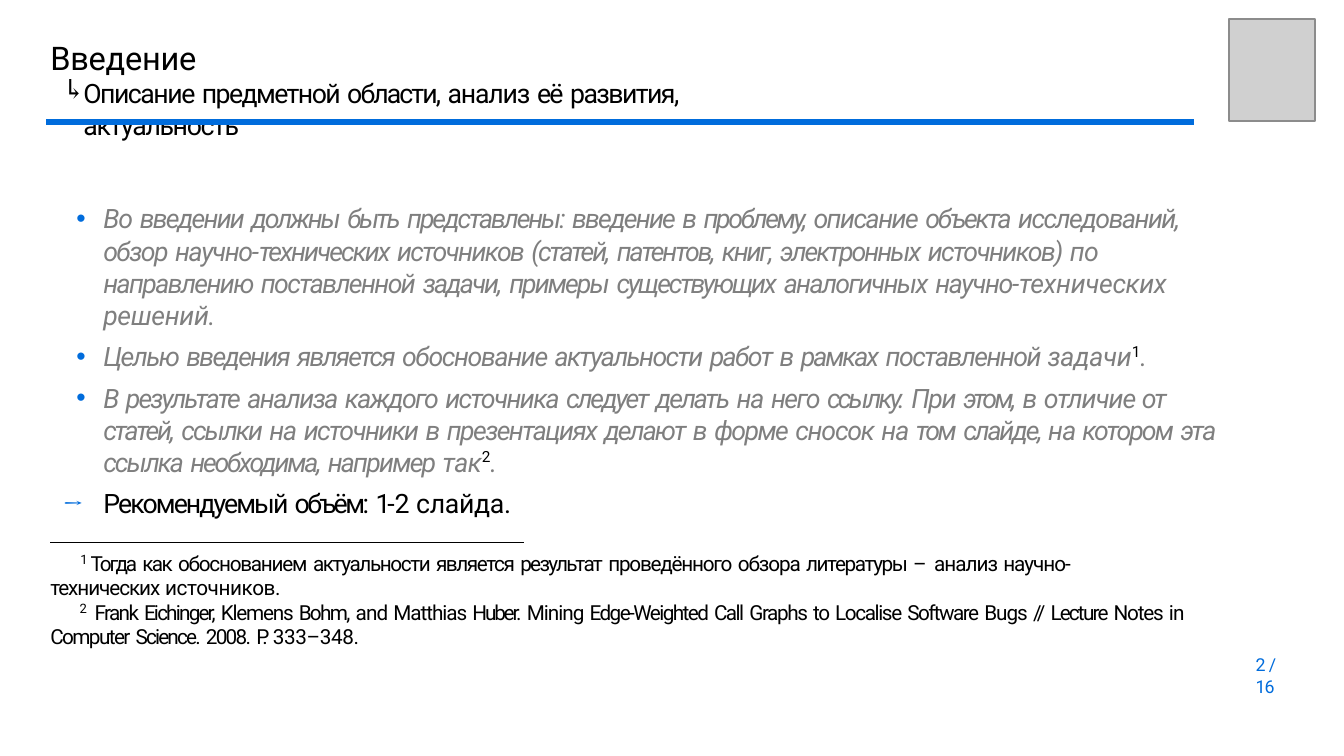
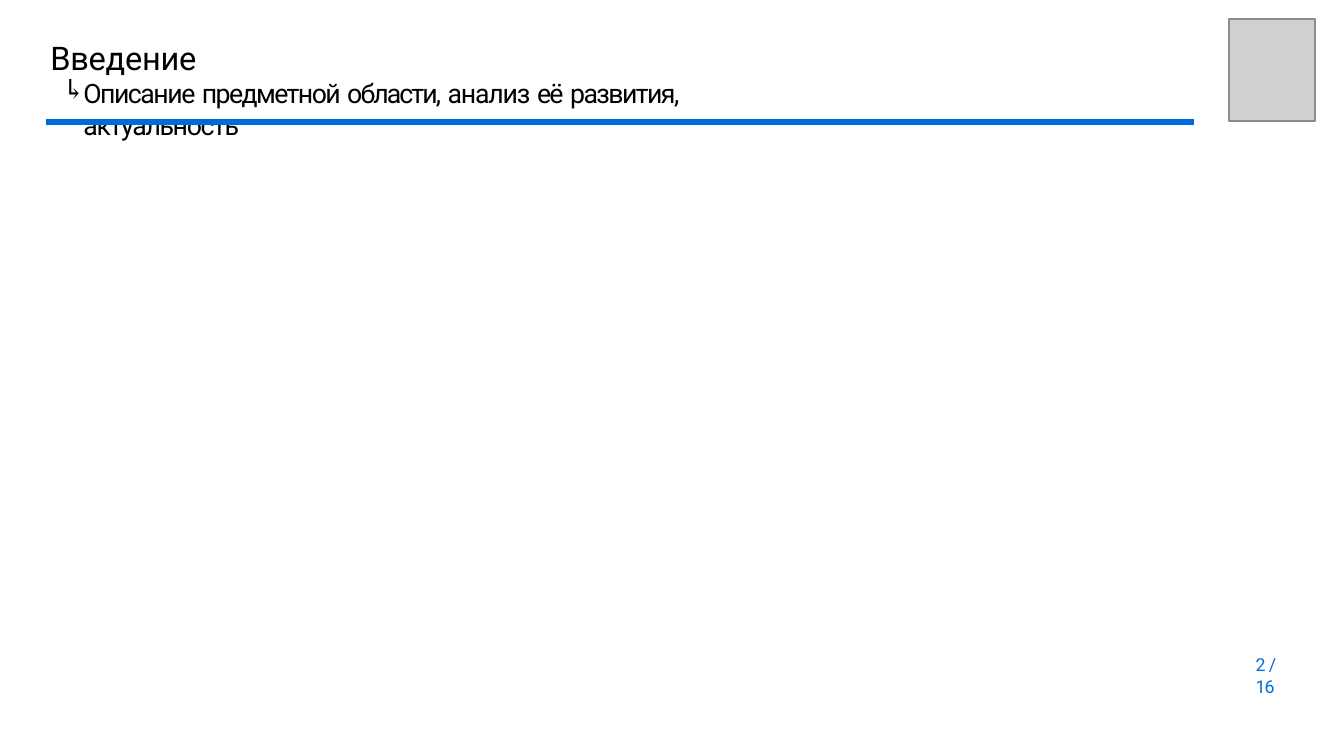
Before and after one commit to youngB0rrov/bmstu_doc, a slide deck: slide 2 of Master/Diploma/presentation/Презентация.pptx. Drawn at 1344x756 pixels with LibreOffice and Linux fonts; fonts in the diff are those of the drawing; grey boxes stand for pictures; background and template pictures are left out. Boxes give left, top, right and bottom in pixels: in the first picture for what was removed or moved away, otherwise in the second. Text is boxed around its words. In the diff, an @@ line names an element or a change of style, - is before the commit and + after.

```diff
--- a/Master/Diploma/presentation/Презентация.pptx
+++ b/Master/Diploma/presentation/Презентация.pptx
@@ text removed at (50, 208, 1216, 649) @@
-• Во введении должны быть представлены: введение в проблему, описание объекта исследований, обзор научно-технических источников (статей, патентов, книг, электронных источников) по направлению поставленной задачи, примеры существующих аналогичных научно-технических решений.
-• Целью введения является обоснование актуальности работ в рамках поставленной задачи1.
-• В результате анализа каждого источника следует делать на него ссылку. При этом, в отличие от статей, ссылки на источники в презентациях делают в форме сносок на том слайде, на котором эта ссылка необходима, например так2.
-→ Рекомендуемый объём: 1-2 cлайда.
-1 Тогда как обоснованием актуальности является результат проведённого обзора литературы – анализ научно-технических источников.
-2 Frank Eichinger, Klemens Bohm, and Matthias Huber. Mining Edge-Weighted Call Graphs to Localise Software Bugs // Lecture Notes in Computer Science. 2008. P. 333–348.
@@ freeform shape removed at (51, 543, 524, 543) @@
```
Also in this commit, not shown: 4 other slides changed, 5 slides added, 4 slides removed, 4 other files.
